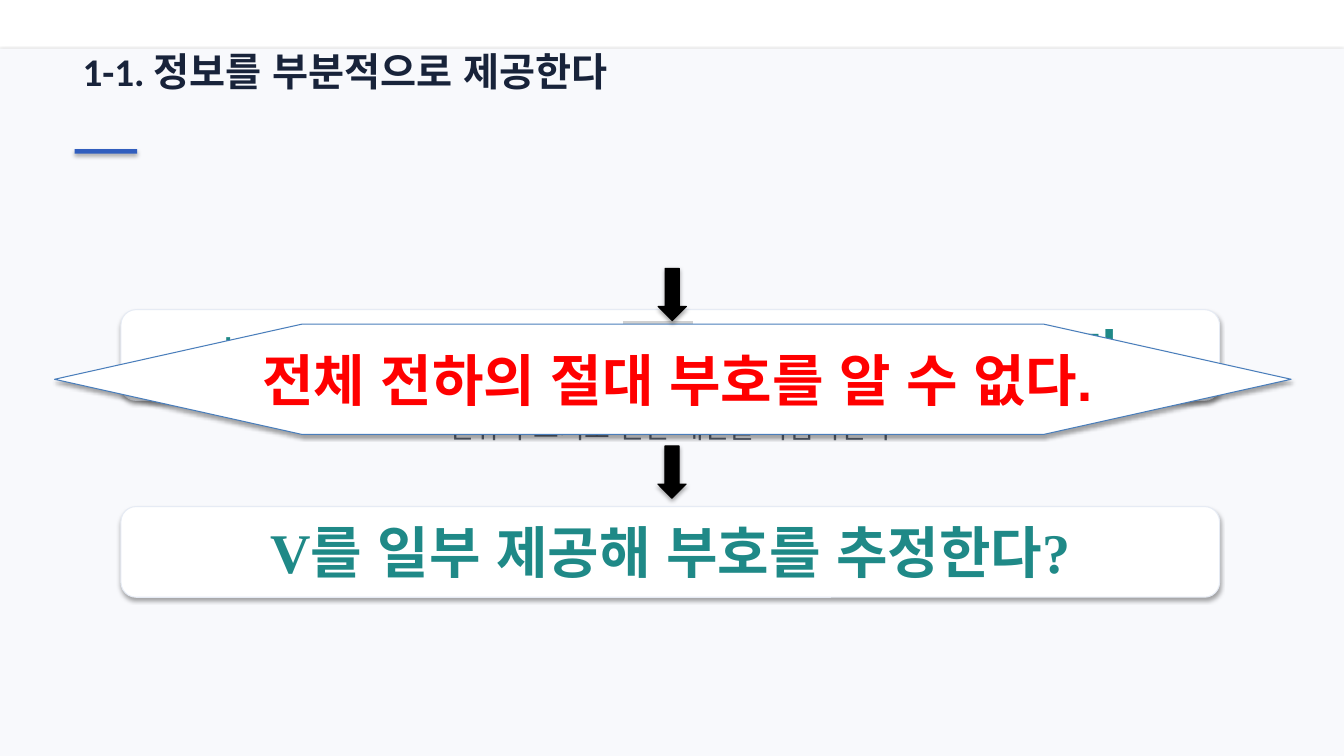
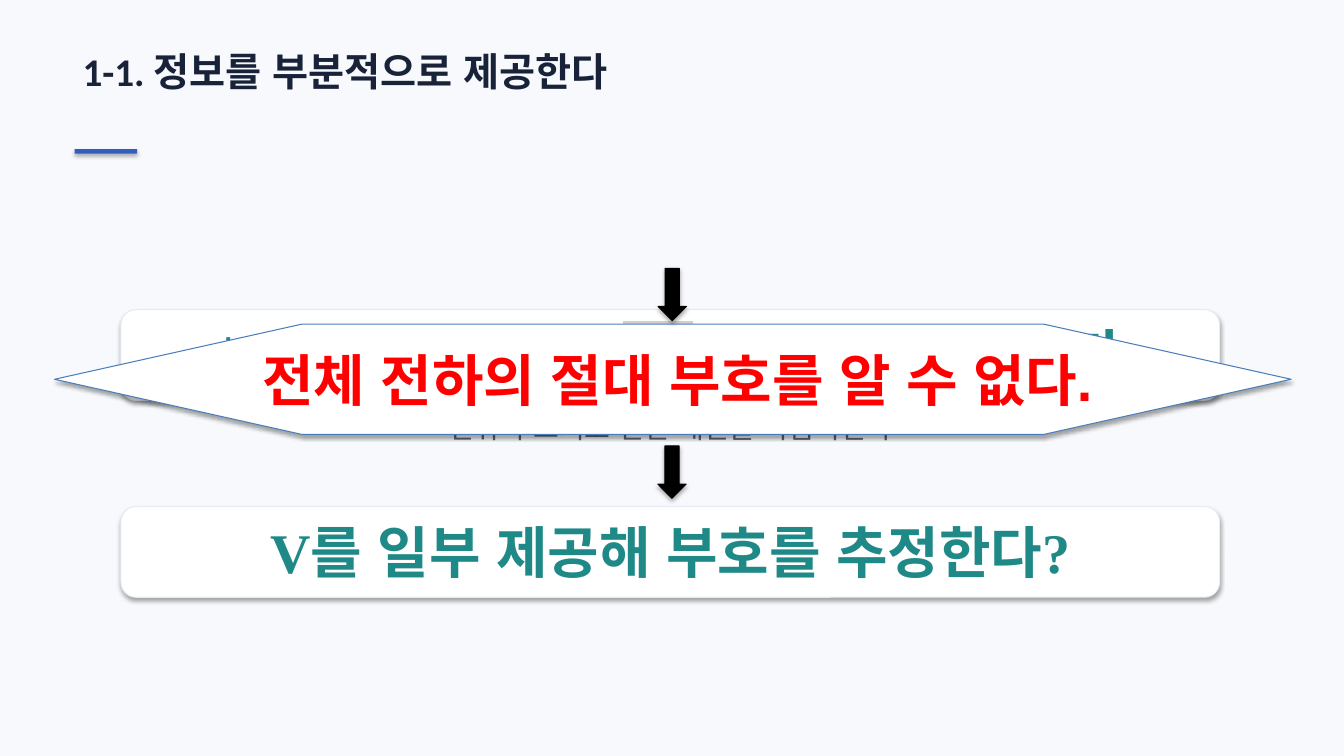
Before and after one commit to ohyunu525/KK-AI, a slide deck: slide 15 of Documents/보고서 파일.pptx. Drawn at 1344x756 pixels with LibreOffice and Linux fonts; fonts in the diff are those of the drawing; grey boxes stand for pictures. Boxes give left, top, right and bottom in pixels: in the first picture for what was removed or moved away, otherwise in the second. Text is boxed around its words. In the diff, an @@ line names an element or a change of style, - is before the commit and + after.

Commit message:
26-08-31-18:14

```diff
--- a/Documents/보고서 파일.pptx
+++ b/Documents/보고서 파일.pptx
@@ background #FFFFFF to #F8F9FC @@
@@ rectangle removed at (x1=0, y1=48, x2=1344, y2=756) @@
```
Also in this commit, not shown: 3 other slides changed, 2 slides added, 1 slide removed.
